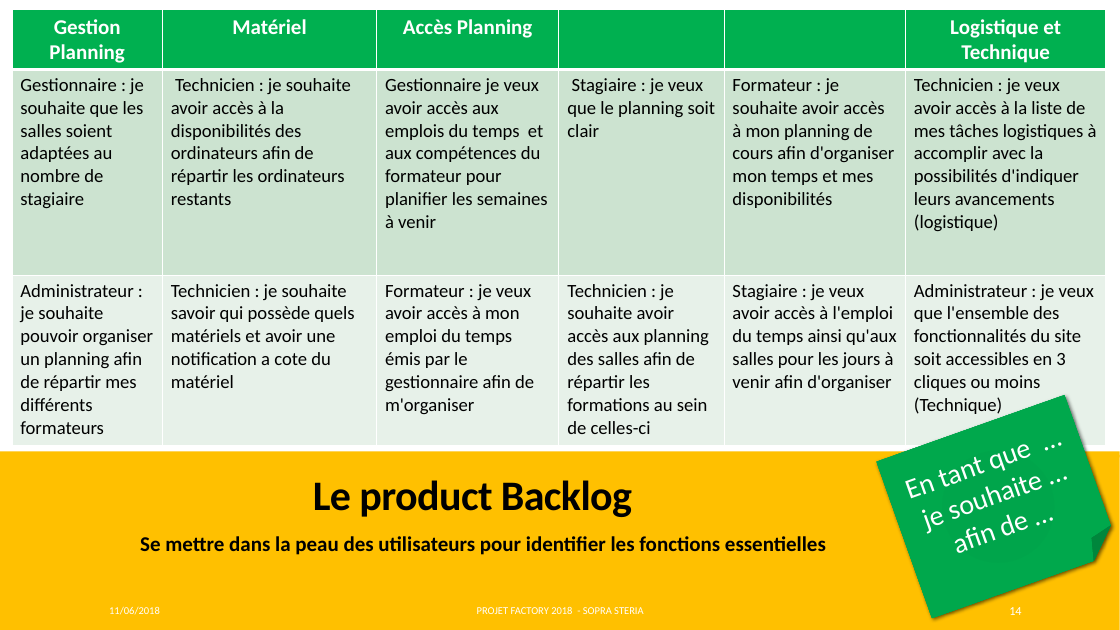
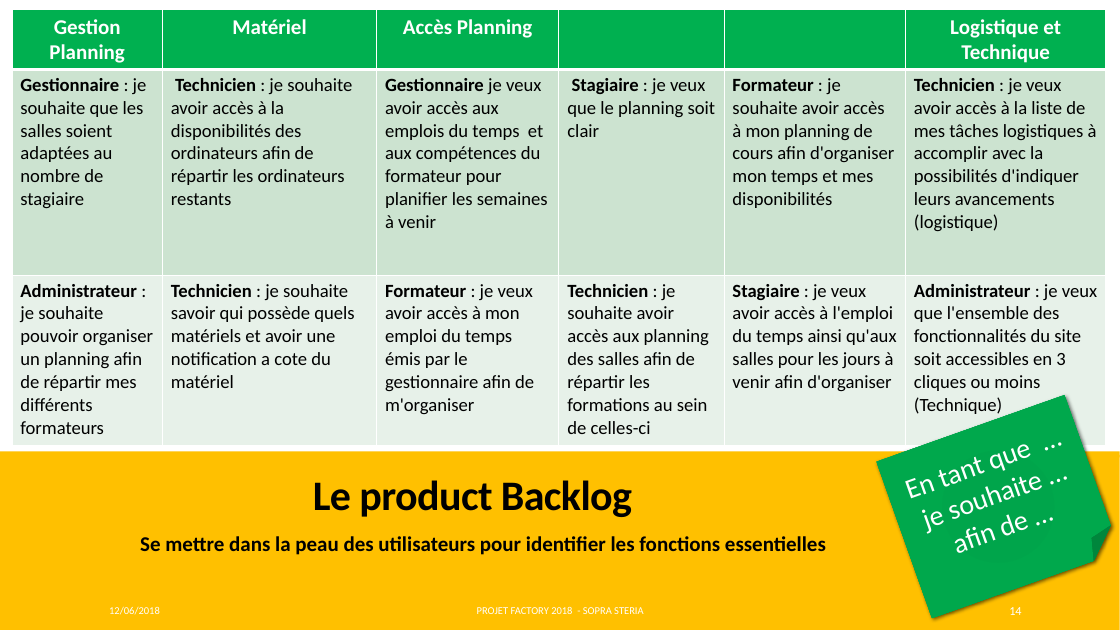
Before and after one commit to Pweting/ProjetFinalAAA, a slide deck: slide 14 of ProjetFinalAAA-Factory.pptx. Drawn at 1120x630 pixels with LibreOffice and Linux fonts; fonts in the diff are those of the drawing. Boxes give left, top, right and bottom in pixels: in the first picture for what was removed or moved away, otherwise in the second. Text is boxed around its words. In the diff, an @@ line names an element or a change of style, - is before the commit and + after.

```diff
--- a/ProjetFinalAAA-Factory.pptx
+++ b/ProjetFinalAAA-Factory.pptx
@@ table at bbox=[12, 10, 1107, 557] @@
@@ bold on in "Gestionnaire", "Technicien", "Gestionnaire", "Stagiaire" and 8 more places @@
@@ text at bbox=[109, 606, 160, 615]: text changed @@
-11/06/2018
+12/06/2018
```
Also in this commit, not shown: 19 other slides changed, 4 slides added.
